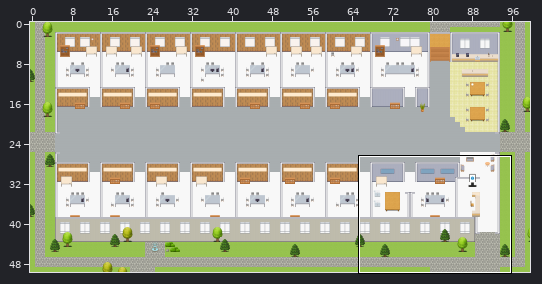
Two versions of a level (Tiled map (JSON), maps/CS-Product-Pipeline-Platform.tmj). Above, an overview of the earlier version with the close-up marked.
Close-up. The starting point:
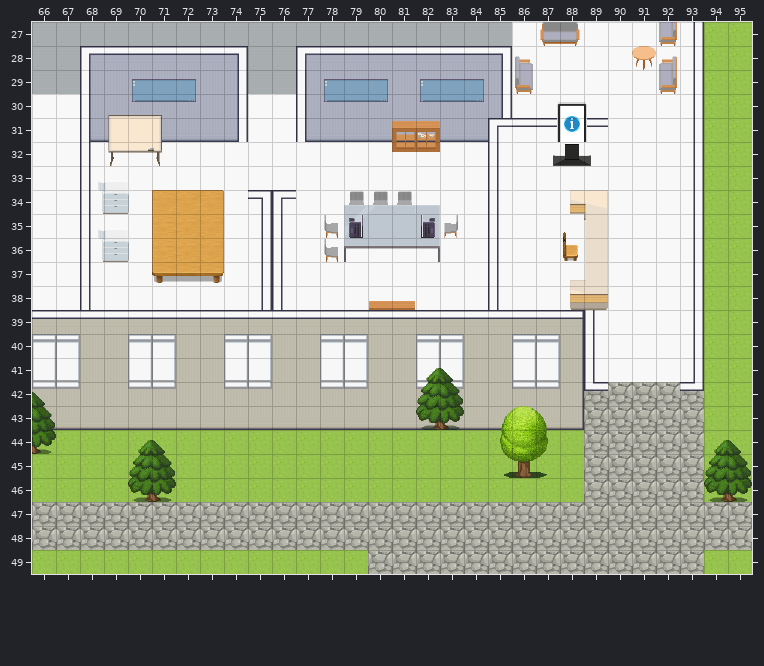
Cells are 32x32 px. Shown: x 66..95, y 27..49. The commit also changed other parts of the map, which this record leaves out.
The result:
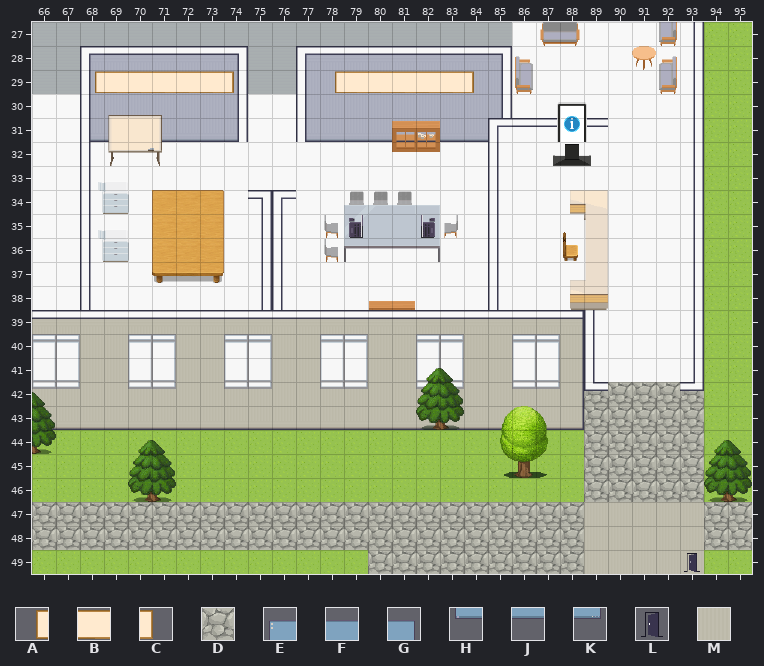
Key: from "Decoration": A 49, B 50, C 51; from "Exterior": D 638; from "Misc": E 40, F 41, G 42, H 50, J 51, K 52; from "User_Zones": L 65; from "room2": M 328.
_ is an empty cell.
Tiles replaced or removed in this view: D, E, F, G, H, J, K.
Diff:
Changed rows in their new state; . is an unchanged cell.
Layer "outside":
first column x 89:
47 MMMMM
48 MMMMM
49 MMMMM
Layer "decor":
first column x 68:
29 ABBBBBC...ABBBBBC
Layer "tech":
first column x 70:
29 ___.....___.___
30 ___.....___.___
Layer "zones":
first column x 93:
49 L
Boxes around the changes in both close-ups, in picture pixels (x1, y1, x2, y2):
changed: (95, 71, 234, 102)
changed: (324, 71, 484, 102)
changed: (584, 502, 704, 574)
